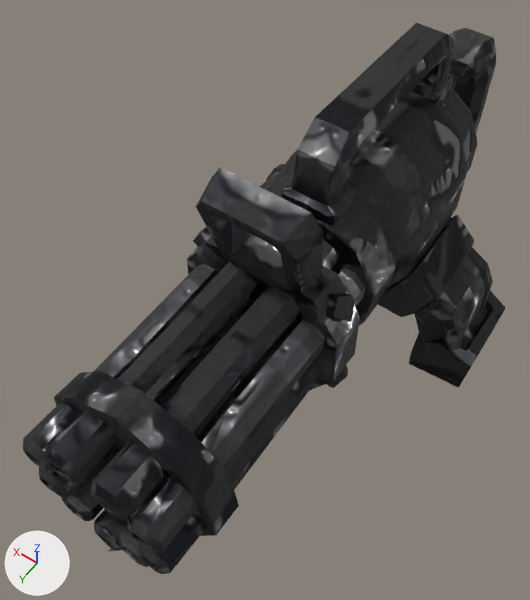
What one commit did to the glTF model addons/arena_weapons/assets/models/minigun.glb.
Both versions are drawn from a 50 mm lens placed at (-0.343, 0.91, 0.832), pointed at (0.034, 0.382, 0.002). Arrows for +X, +Y and +Z are at lower left; the lights stay in place. The picture after the commit comes second. Where no turn or scale is listed for an object, it has been applied to the vertices. Vertices at exactly the same position are counted once.

Objects in the first picture: 'geometry_0'.
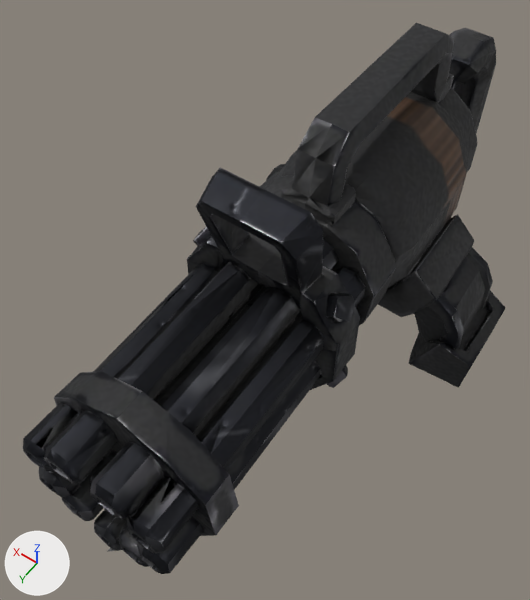
The change, as a diff of the scene's bpy script:
```diff
--- a/addons/arena_weapons/assets/models/minigun.glb.py
+++ b/addons/arena_weapons/assets/models/minigun.glb.py
@@ me_mesh_0 @@
 # used by ob_geometry_0; location = (0.0, 0.285, 0.047)
-me_mesh_0.from_pydata(...)  # 6100 vertices, 10018 faces; spans x -0.245..0.245, y -0.477..0.481, z -0.226..0.226
+me_mesh_0.from_pydata(...)  # 5491 vertices, 9191 faces; spans x -0.245..0.245, y -0.477..0.481, z -0.226..0.226
+# me_mesh_0 part 1: 2 vertices moved within x 0.0, y 0.467, z -0.112; 608 vertices removed from x -0.23..0.231, y -0.444..0.477, z -0.226..0.196
+# me_mesh_0 part 2: 4304 kept faces spanning x -0.245..0.245, y -0.477..0.481, z -0.226..0.226 get new texture (UV) coordinates
+# other edits to the shape of me_mesh_0 do not show in these pictures
 me_mesh_0.materials.append(mat_material_0)
```

Pixel boxes [x1, y1, x2, y2] of what changed, in the pictures (530 x 600 px):
part 1 of me_mesh_0, reshaped (mostly hidden): before [24, 65, 489, 561]; after [103, 537, 109, 544]
part 2 of me_mesh_0, surface changed: [23, 32, 506, 573] in both
